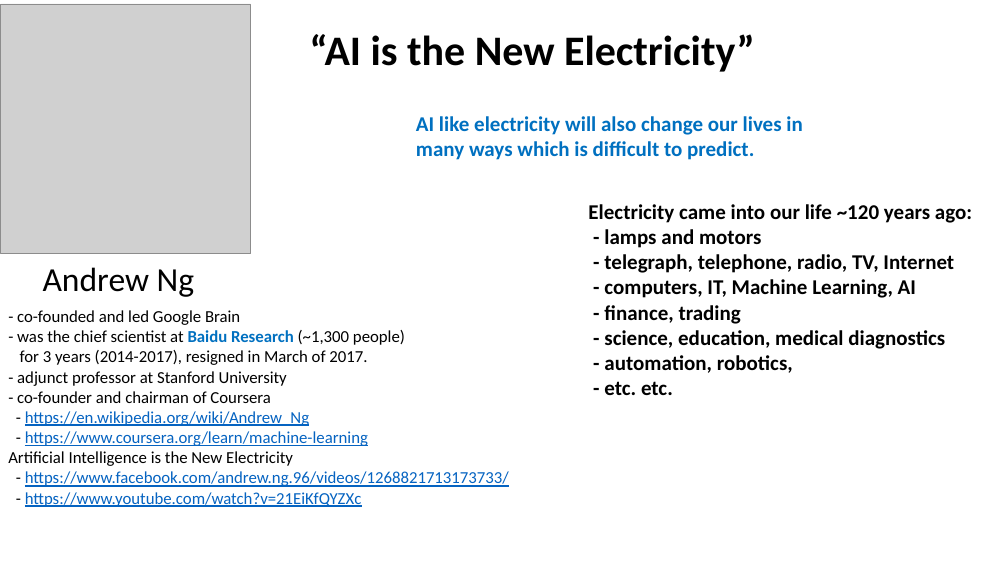
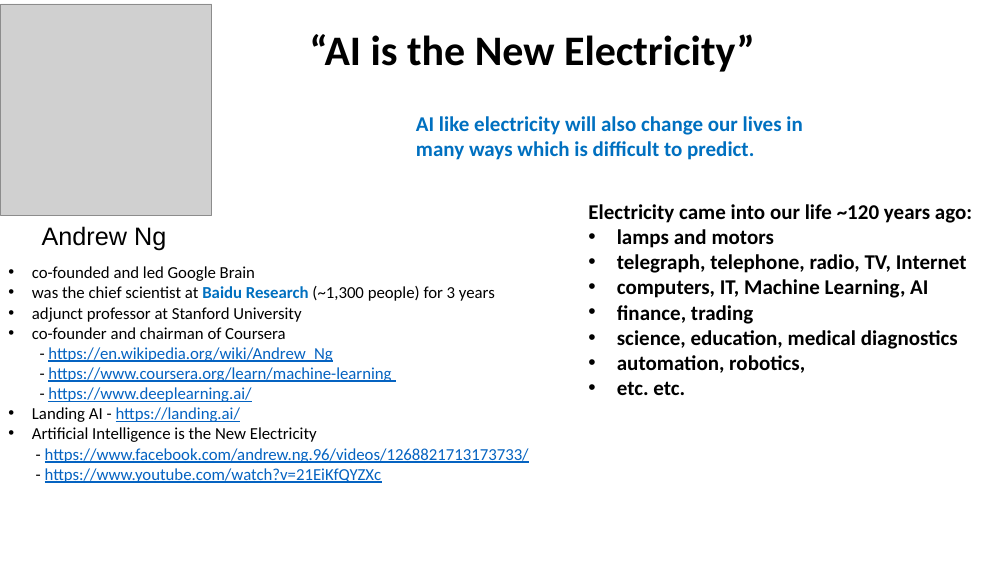
Before and after one commit to lselector/ml_ai_doc, a slide deck: slide 4 of lect00_AI_intro.pptx (slide 2 before the commit). Drawn at 1008x567 pixels with LibreOffice and Linux fonts; fonts in the diff are those of the drawing; grey boxes stand for pictures. Boxes give left, top, right and bottom in pixels: in the first picture for what was removed or moved away, otherwise in the second. Text is boxed around its words. In the diff, an @@ line names an element or a change of style, - is before the commit and + after.

```diff
--- a/lect00_AI_intro.pptx
+++ b/lect00_AI_intro.pptx
@@ picture: place and size @@
-picture at (1, 4, 250, 253)
+picture at (1, 4, 212, 215)
@@ text "Andrew Ng": place and size @@
-text "Andrew Ng" at (43, 267, 194, 297)
+text "Andrew Ng" at (42, 226, 166, 251)
@@ text "Andrew Ng" at (42, 226, 166, 251): size 32 to 24 pt, font Calibri to Arial @@
@@ text at (617, 229, 967, 395): text changed @@
-- lamps and motors
-- telegraph, telephone, radio, TV, Internet
-- computers, IT, Machine Learning, AI
-- finance, trading
-- science, education, medical diagnostics
-- automation, robotics,
-- etc. etc.
+• lamps and motors
+• telegraph, telephone, radio, TV, Internet
+• computers, IT, Machine Learning, AI
+• finance, trading
+• science, education, medical diagnostics
+• automation, robotics,
+• etc. etc.
@@ text at (32, 266, 529, 483): text changed; text colour #000000 to #0563C1 @@
-- co-founded and led Google Brain
-- was the chief scientist at Baidu Research (~1,300 people)
-for 3 years (2014-2017), resigned in March of 2017.
-- adjunct professor at Stanford University
-- co-founder and chairman of Coursera
-- https://en.wikipedia.org/wiki/Andrew_Ng
-- https://www.coursera.org/learn/machine-learning
-Artificial Intelligence is the New Electricity
-- https://www.facebook.com/andrew.ng.96/videos/1268821713173733/
-- https://www.youtube.com/watch?v=21EiKfQYZXc
+• co-founded and led Google Brain
+• was the chief scientist at Baidu Research (~1,300 people) for 3 years
+• adjunct professor at Stanford University
+• co-founder and chairman of Coursera
+  - https://en.wikipedia.org/wiki/Andrew_Ng
+  - https://www.coursera.org/learn/machine-learning
+  - https://www.deeplearning.ai/
+• Landing AI - https://landing.ai/
+• Artificial Intelligence is the New Electricity
+  - https://www.facebook.com/andrew.ng.96/videos/1268821713173733/
+  - https://www.youtube.com/watch?v=21EiKfQYZXc
```
Also in this commit, not shown: 4 other slides changed, 3 slides added, 1 slide removed.
